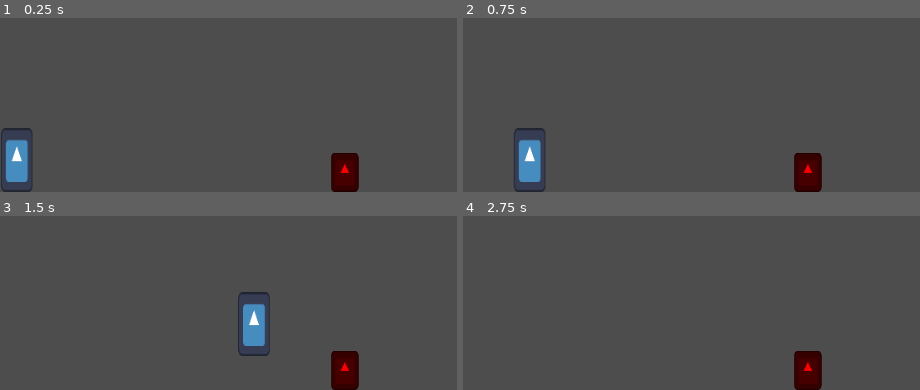
Above: before the commit, frames 1-4 (two rows, left to right).
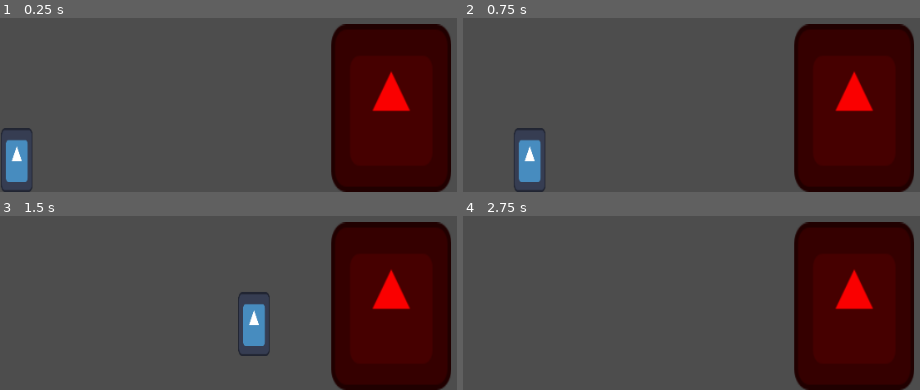
Above: after the commit, the same moments.

Repository: Pompano74/GameJam
Game: Godot game, scene res://Level/Maps/test_level_player.tscn
Same seed, same stepped clock (60 frames per second), same inputs: the game is played once before the commit and once after it. The engine's default icon, where the game draws it, is replaced by a stand-in: a white triangle on a blue panel in a dark square.
Inputs:
- Up to frame 1 (0.25 s): no input
- Up to frame 2 (0.75 s): tap Enter at 0.5 s; hold D (move_right) from 0.53 s (still down)
- Up to frame 3 (1.5 s): keep holding D (move_right); tap Space (jump) at 0.77 s
- Up to frame 4 (2.75 s): tap Space (jump) at 1.52 s; release D (move_right) at 2.03 s; hold A (move_left) from 2.03 s (still down)

The runs differ from the first frame. In frame 1, 24% of the frame differs, in the area x 72-99%, y 3-100%; in frame 2, 24%; in frame 3, 24%; in frame 4, 24%.

Commit message:
test_level_player

Diff:
--- a/Level/Maps/test_level_player.tscn
+++ b/Level/Maps/test_level_player.tscn
@@ -45,4 +45,4 @@
 
 [node name="KillZone" parent="." instance=ExtResource("2_cjdev")]
 position = Vector2(398, 0)
-scale = Vector2(1.02133, 1.47452)
+scale = Vector2(4.50666, 6.30329)
